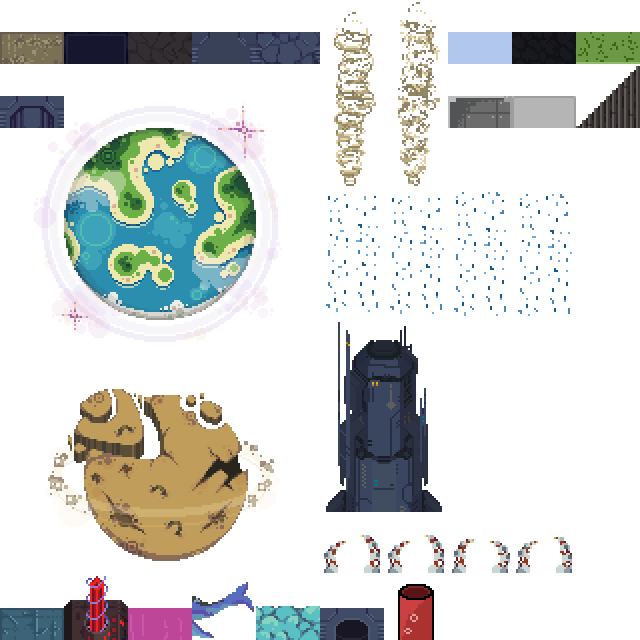
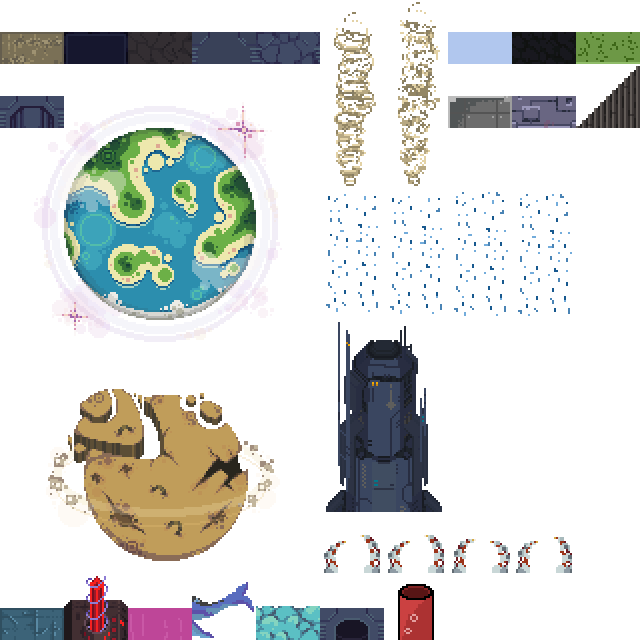
Layered file, before and after one edit (640x640). Changes by layer:
added layer "wall-city-above" above "wall-corporation-above" over [512, 96, 576, 128]
hid "wall-corporation-above" over [512, 96, 576, 128]
